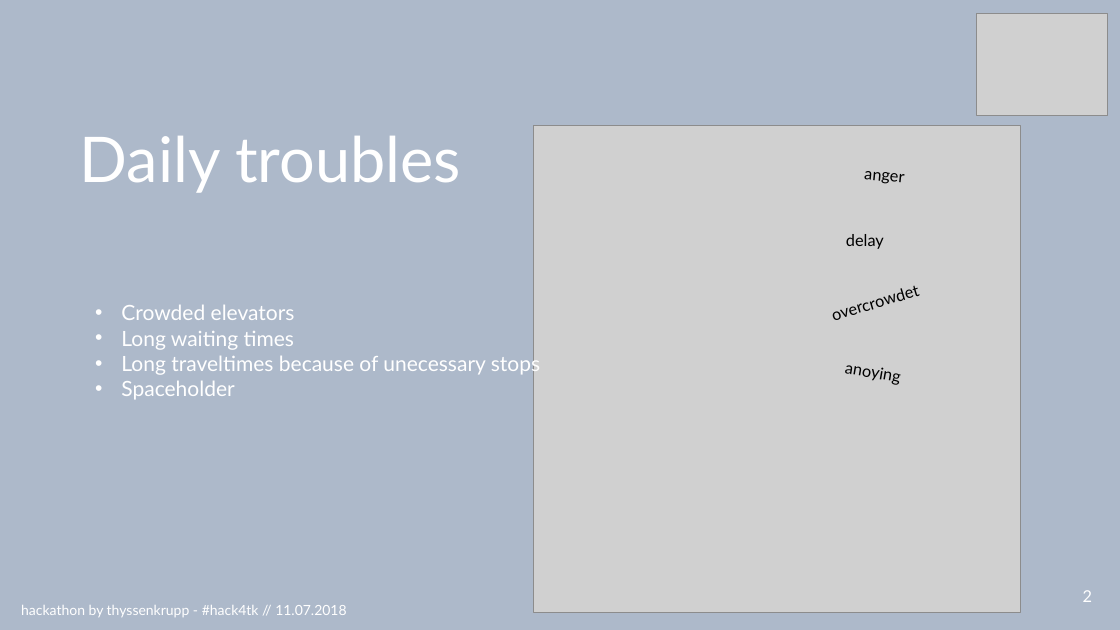
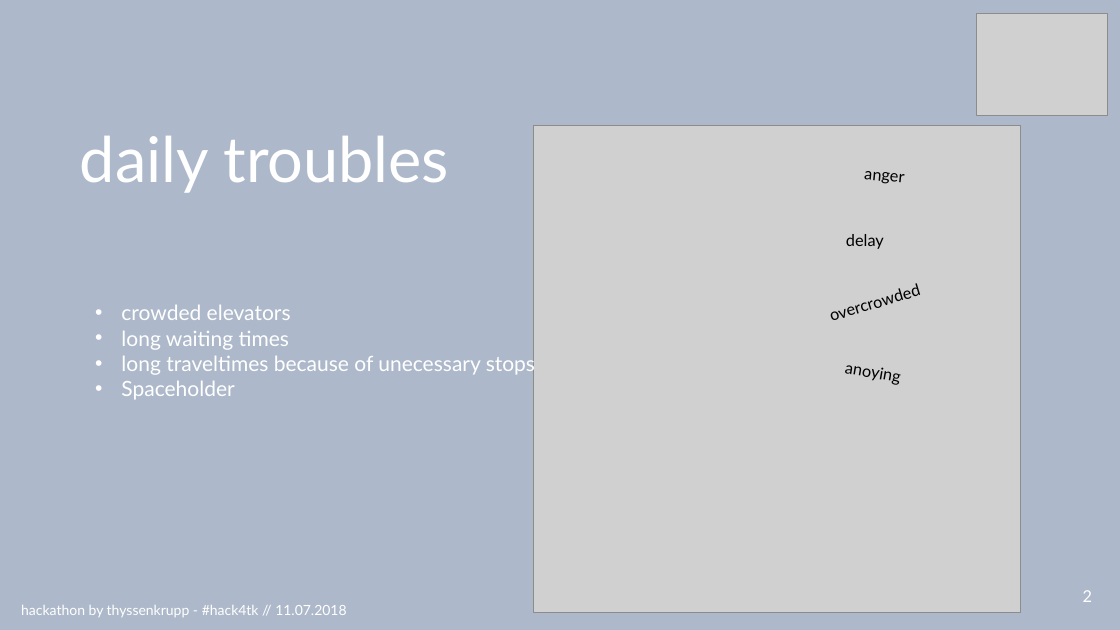
Before and after one commit to RBEGamer/HACK4TK_HACKATHON_2018, a slide deck: slide 4 of presentationHack4tk.pptx. Drawn at 1120x630 pixels with LibreOffice and Linux fonts; fonts in the diff are those of the drawing; grey boxes stand for pictures. Boxes give left, top, right and bottom in pixels: in the first picture for what was removed or moved away, otherwise in the second. Text is boxed around its words. In the diff, an @@ line names an element or a change of style, - is before the commit and + after.

```diff
--- a/presentationHack4tk.pptx
+++ b/presentationHack4tk.pptx
@@ text at (80,136,449,193): text changed @@
-Daily troubles
+daily troubles
@@ text at (818,273,934,332): text changed @@
-overcrowdet
+overcrowded
@@ text at (121,305,535,375): text changed @@
-• Crowded elevators
-• Long waiting times
-• Long traveltimes because of unecessary stops
+• crowded elevators
+• long waiting times
+• long traveltimes because of unecessary stops
```
Also in this commit, not shown: 7 other slides changed.
